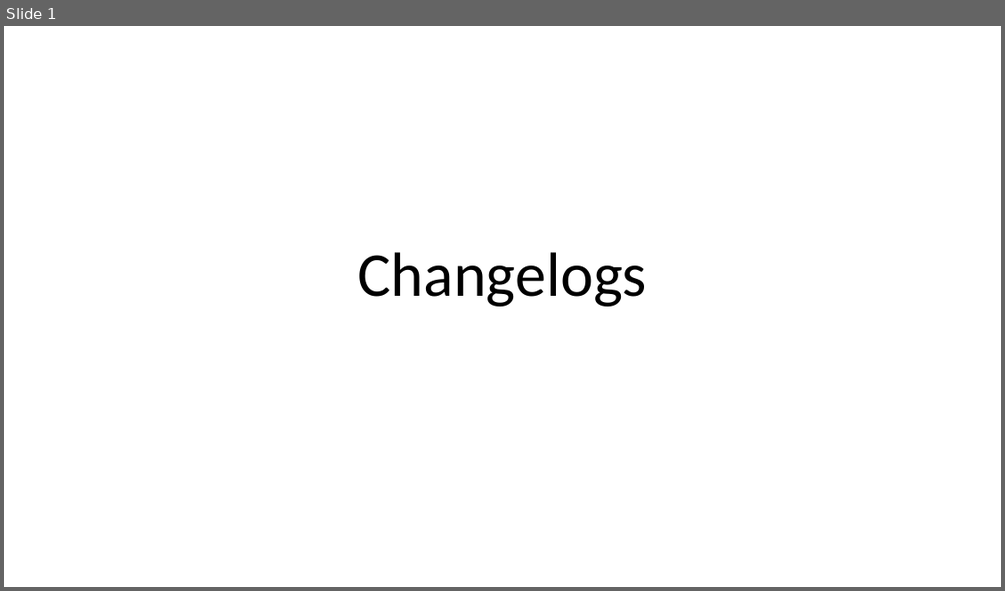
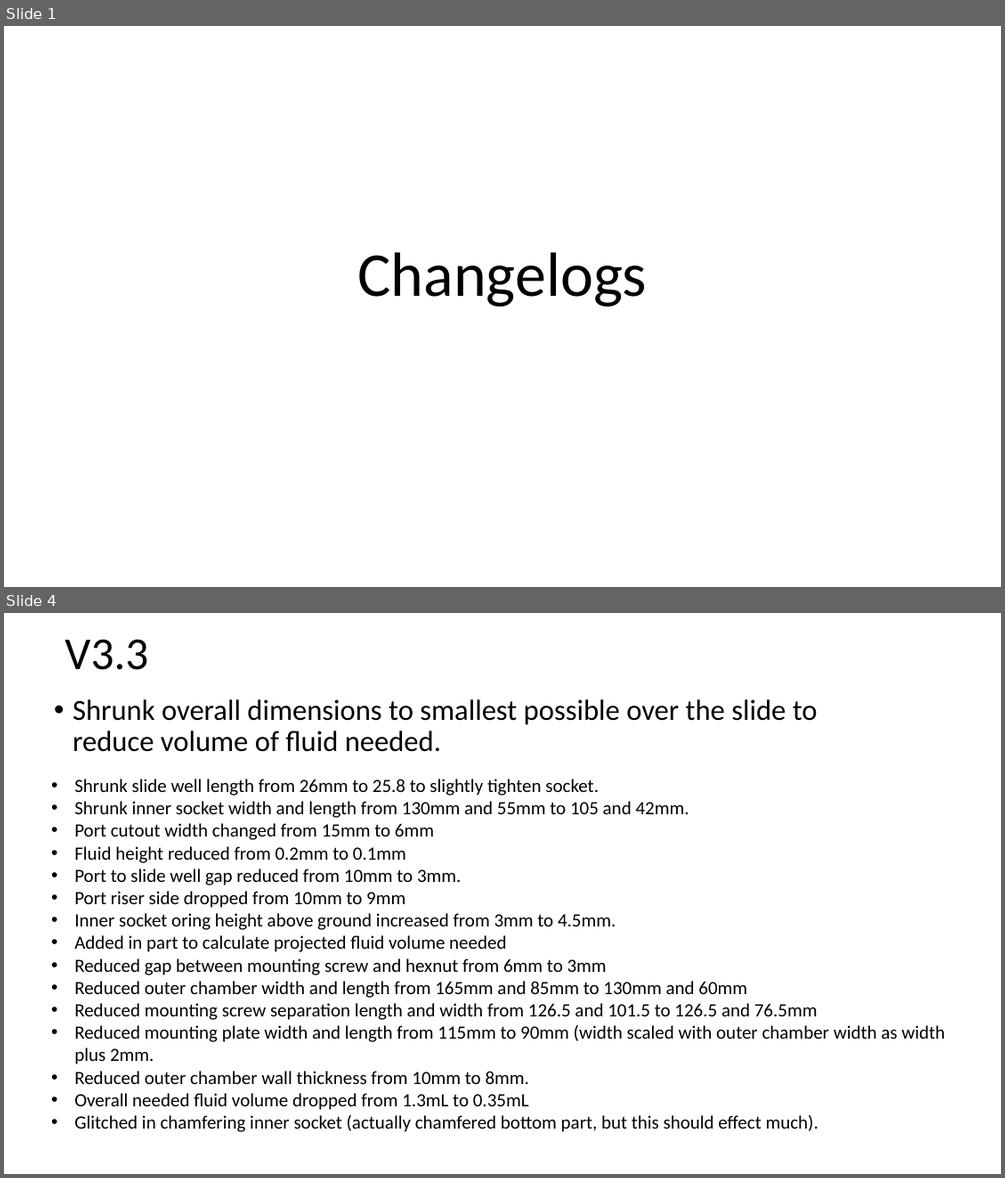
Before and after one commit to mdanderson03/SpectrePlex, a slide deck: 3D model/version logs and observations/Changelogs for Chamber for AutoCIF.pptx. Shown one above the other, each under a label of ours: slide 1 before the commit, slides 1 and 4 after it; the slides between them are not shown. The pictures are 1005x591 and 1005x1178 pixels, drawn with LibreOffice and Linux fonts; fonts in the diff are those of the drawing. Boxes give left, top, right and bottom in pixels: in the first picture for what was removed or moved away, otherwise in the second. Text is boxed around its words. In the diff, an @@ line names an element or a change of style, - is before the commit and + after.

Commit message:
V3.3 chamber
Made V3.3 chamber with updated logs and 3D print file.

```diff
--- a/3D model/version logs and observations/Changelogs for Chamber for AutoCIF.pptx
+++ b/3D model/version logs and observations/Changelogs for Chamber for AutoCIF.pptx
@@ slide 4 added at [4,613,1001,1174], background #FFFFFF @@
@@ title added at [65,639,148,670], 44 pt, text #000000 @@
+V3.3
@@ text added at [73,699,817,752], 28 pt, text #000000 @@
+• Shrunk overall dimensions to smallest possible over the slide to reduce volume of fluid needed.
@@ text added at [74,779,945,1132], 18 pt, text #000000 @@
+• Shrunk slide well length from 26mm to 25.8 to slightly tighten socket.
+• Shrunk inner socket width and length from 130mm and 55mm to 105 and 42mm.
+• Port cutout width changed from 15mm to 6mm
+• Fluid height reduced from 0.2mm to 0.1mm
+• Port to slide well gap reduced from 10mm to 3mm.
+• Port riser side dropped from 10mm to 9mm
+• Inner socket oring height above ground increased from 3mm to 4.5mm.
+• Added in part to calculate projected fluid volume needed
+• Reduced gap between mounting screw and hexnut from 6mm to 3mm
+• Reduced outer chamber width and length from 165mm and 85mm to 130mm and 60mm
+• Reduced mounting screw separation length and width from 126.5 and 101.5 to 126.5 and 76.5mm
+• Reduced mounting plate width and length from 115mm to 90mm (width scaled with outer chamber width as width plus 2mm.
+• Reduced outer chamber wall thickness from 10mm to 8mm.
+• Overall needed fluid volume dropped from 1.3mL to 0.35mL
+• Glitched in chamfering inner socket (actually chamfered bottom part, but this should effect much).
```
Also in this commit, not shown: 1 slide changed, 1 other slide added, 2 slides removed, 13 other files.
